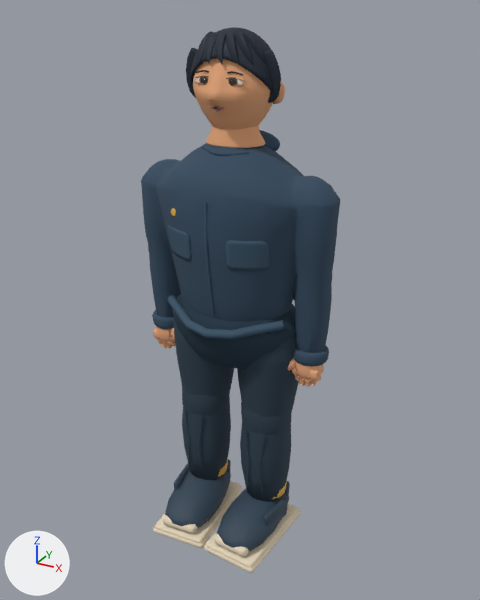
An edit to the Blender file models/atrium/residents/you.blend, drawn before and after from the same camera.
Rendered twice from a 50 mm camera at (0.948, -1.695, 1.692) aimed at (0.024, -0.016, 0.853). The lights are fixed; the arrows at lower left show +X, +Y and +Z. The older version comes first.

In view in the first picture: 'Embroidered sun', 'Hair continuous scalp', 'Head', 'Jacket welt pocket_1', 'Neck', 'Ribbed lower hem', 'SkinnedArticulationCore', 'SkinnedArticulationDetail', 'Soft neckline', 'TrouserSeat' and 13 more.
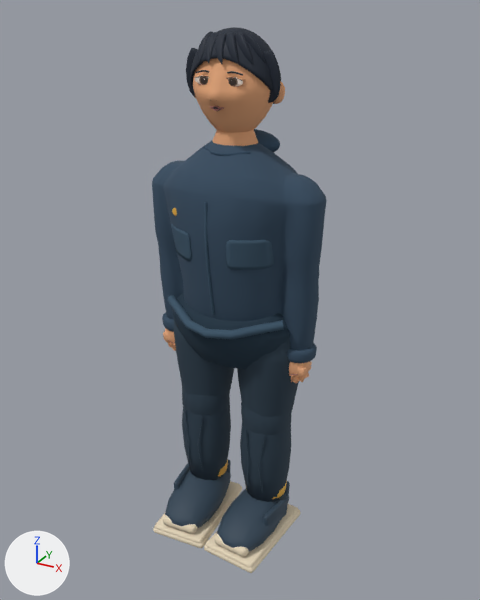
The change, as a diff of the scene's bpy script:
```diff
--- a/models/atrium/residents/you.blend.py
+++ b/models/atrium/residents/you.blend.py
@@ me_neckmesh @@
 # used by ob_neck; parent = ob_visualroot; location = (0.0, 0.0, 0.0)
-me_neckmesh.from_pydata(...)  # 66 vertices, 80 faces; spans x -0.092..0.092, y -0.074..0.078, z 1.335..1.465
+me_neckmesh.from_pydata(...)  # 66 vertices, 80 faces; spans x -0.07..0.07, y -0.062..0.066, z 1.335..1.465
+# me_neckmesh part 1: the whole mesh is scaled about its middle by (0.76, 0.84, 1)
 me_neckmesh.materials.append(mat_player_skin)
@@ me_skinnedarticulationdetailmesh @@
-me_skinnedarticulationdetailmesh.from_pydata(...)  # 1328 vertices, 1968 faces; spans x -0.318..0.318, y -0.092..0.074, z 0.195..1.076
+me_skinnedarticulationdetailmesh.from_pydata(...)  # 1328 vertices, 1968 faces; spans x -0.277..0.277, y -0.092..0.074, z 0.195..1.076
+# me_skinnedarticulationdetailmesh part 2: the loose piece of 114 vertices spanning x -0.318..-0.207, y -0.056..0.05, z 0.914..1.076 is moved by (0.041, 0.0, 0.0)
+# me_skinnedarticulationdetailmesh part 3: all 114 vertices in x 0.207..0.318, y -0.056..0.05, z 0.914..1.076 are moved by (-0.041, 0.0, 0.0)
+# other edits to the shape of me_skinnedarticulationdetailmesh do not show in these pictures
 me_skinnedarticulationdetailmesh.materials.append(mat_skinnedarticulationdetail_vertex_surface)
@@ me_skinnedarticulationcoremesh @@
-me_skinnedarticulationcoremesh.from_pydata(...)  # 6830 vertices, 13168 faces; spans x -0.325..0.325, y -0.251..0.161, z 0.002..1.34
+me_skinnedarticulationcoremesh.from_pydata(...)  # 6830 vertices, 13168 faces; spans x -0.284..0.284, y -0.251..0.161, z 0.002..1.34
+# me_skinnedarticulationcoremesh part 4: the loose piece of 242 vertices spanning x -0.32..-0.204, y -0.053..0.053, z 0.694..0.74 is moved by (0.041, 0.0, 0.0)
+# me_skinnedarticulationcoremesh part 5: the loose piece of 205 vertices spanning x -0.287..-0.253, y -0.032..0.002, z 0.61..0.676 is moved by (0.041, 0.0, 0.0)
+# me_skinnedarticulationcoremesh part 6: the loose piece of 219 vertices spanning x -0.307..-0.209, y -0.044..0.025, z 0.638..0.742 is moved by (0.041, 0.0, 0.0)
+# me_skinnedarticulationcoremesh part 7: the loose piece of 110 vertices spanning x -0.306..-0.217, y -0.041..0.017, z 0.643..0.685 is moved by (0.041, 0.0, 0.0)
+# me_skinnedarticulationcoremesh part 8: the loose piece of 242 vertices spanning x 0.204..0.32, y -0.053..0.053, z 0.694..0.74 is moved by (-0.041, 0.0, 0.0)
+# me_skinnedarticulationcoremesh part 9: the loose piece of 205 vertices spanning x 0.254..0.287, y -0.033..0.002, z 0.613..0.676 is moved by (-0.041, 0.0, 0.0)
+# me_skinnedarticulationcoremesh part 10: the loose piece of 205 vertices spanning x 0.273..0.304, y -0.034..-0.001, z 0.623..0.675 is moved by (-0.041, 0.0, 0.0)
+# me_skinnedarticulationcoremesh part 11: the loose piece of 219 vertices spanning x 0.209..0.307, y -0.044..0.025, z 0.642..0.742 is moved by (-0.041, 0.0, 0.0)
+# me_skinnedarticulationcoremesh part 12: the loose piece of 110 vertices spanning x 0.217..0.306, y -0.041..0.017, z 0.644..0.685 is moved by (-0.041, 0.0, 0.0)
+# me_skinnedarticulationcoremesh part 13: the loose piece of 130 vertices spanning x 0.177..0.247, y -0.053..-0.007, z 0.652..0.711 is moved by (-0.041, 0.0, 0.0)
+# me_skinnedarticulationcoremesh part 14: 852 of 6830 vertices moved; they spanned x -0.325..0.325, y -0.173..0.161, z 0.705..1.34 and now span x -0.284..0.284, y -0.173..0.161, z 0.705..1.34; mean shift (0.002, 0.001, -0.004); largest move (0.291, 0.021, 1.24) -> (-0.171, 0.022, 0.787)
+# other edits to the shape of me_skinnedarticulationcoremesh do not show in these pictures
 me_skinnedarticulationcoremesh.materials.append(mat_skinnedarticulationcore_vertex_surface)
@@ cu_soft_neckline @@
 _sp = cu_soft_neckline.splines.new('BEZIER'); _sp.bezier_points.add(2)
-_sp.bezier_points.foreach_set('co', [-0.075, -0.057, 1.324, 0.0, -0.0908, 1.318, 0.075, -0.0568, 1.324])
-_sp.bezier_points.foreach_set('handle_left', [-0.104, -0.0438, 1.326, -0.0322, -0.0908, 1.318, 0.0457, -0.0701, 1.322])
-_sp.bezier_points.foreach_set('handle_right', [-0.0457, -0.0702, 1.322, 0.0322, -0.0907, 1.318, 0.104, -0.0435, 1.326])
+_sp.bezier_points.foreach_set('co', [-0.075, -0.0502, 1.324, 0.0, -0.0905, 1.318, 0.075, -0.0506, 1.324])
+_sp.bezier_points.foreach_set('handle_left', [-0.104, -0.0344, 1.326, -0.0333, -0.0904, 1.318, 0.0457, -0.0662, 1.322])
+_sp.bezier_points.foreach_set('handle_right', [-0.0457, -0.0659, 1.322, 0.0332, -0.0905, 1.318, 0.104, -0.0351, 1.326])
 for _p, _l, _r in zip(_sp.bezier_points, ['AUTO', 'AUTO', 'AUTO'], ['AUTO', 'AUTO', 'AUTO']): _p.handle_left_type = _l; _p.handle_right_type = _r
@@ ob_embroidered_sun @@
 ob_embroidered_sun.parent = ob_visualroot
-ob_embroidered_sun.location = (-0.12, -0.15, 1.15)
+ob_embroidered_sun.location = (-0.12, -0.142, 1.15)
```

Location of each change, (x1, y1, x2, y2) in pixels of the pictures (480 x 600 px; the box of a moved part takes in the faces that stretch with it):
'SkinnedArticulationCore', reshaped (12% narrower)
    before: (141, 143, 340, 573)
    after: (152, 140, 327, 573)
'SkinnedArticulationDetail', reshaped (13% narrower)
    before: (148, 245, 332, 492)
    after: (159, 247, 319, 492)
'Neck', rescaled
    before: (206, 125, 265, 148)
    after: (213, 130, 258, 146)
'Soft neckline', reshaped (10% taller)
    before: (202, 147, 249, 156)
    after: (203, 146, 250, 156)
'Embroidered sun', moved
    before: (171, 208, 176, 216)
    after: (172, 208, 177, 216)
part 2 of me_skinnedarticulationdetailmesh, moved or reshaped (mostly hidden)
    before: (148, 245, 167, 255)
    after: (159, 247, 177, 257)
part 3 of me_skinnedarticulationdetailmesh, moved or reshaped (mostly hidden)
    before: (297, 272, 332, 288)
    after: (290, 270, 319, 285)
part 4 of me_skinnedarticulationcoremesh, moved or reshaped
    before: (152, 310, 174, 330)
    after: (162, 312, 174, 332)
part 5 of me_skinnedarticulationcoremesh, moved or reshaped
    before: (162, 342, 167, 348)
    after: (171, 344, 176, 351)
part 6 of me_skinnedarticulationcoremesh, moved or reshaped
    before: (155, 325, 175, 343)
    after: (165, 328, 175, 345)
part 7 of me_skinnedarticulationcoremesh, moved or reshaped
    before: (153, 328, 175, 342)
    after: (163, 331, 173, 344)
part 8 of me_skinnedarticulationcoremesh, moved or reshaped
    before: (293, 345, 329, 367)
    after: (287, 342, 317, 363)
part 9 of me_skinnedarticulationcoremesh, moved or reshaped
    before: (304, 380, 311, 387)
    after: (292, 377, 299, 383)
part 10 of me_skinnedarticulationcoremesh, moved or reshaped
    before: (310, 379, 318, 385)
    after: (298, 375, 305, 382)
part 11 of me_skinnedarticulationcoremesh, moved or reshaped
    before: (295, 362, 323, 382)
    after: (289, 362, 310, 378)
part 12 of me_skinnedarticulationcoremesh, moved or reshaped
    before: (292, 365, 324, 381)
    after: (289, 362, 312, 378)
part 13 of me_skinnedarticulationcoremesh, moved or reshaped (not visible afterwards)
    before: (288, 358, 296, 371)
part 14 of me_skinnedarticulationcoremesh, moved or reshaped
    before: (141, 143, 340, 353)
    after: (152, 140, 327, 350)
